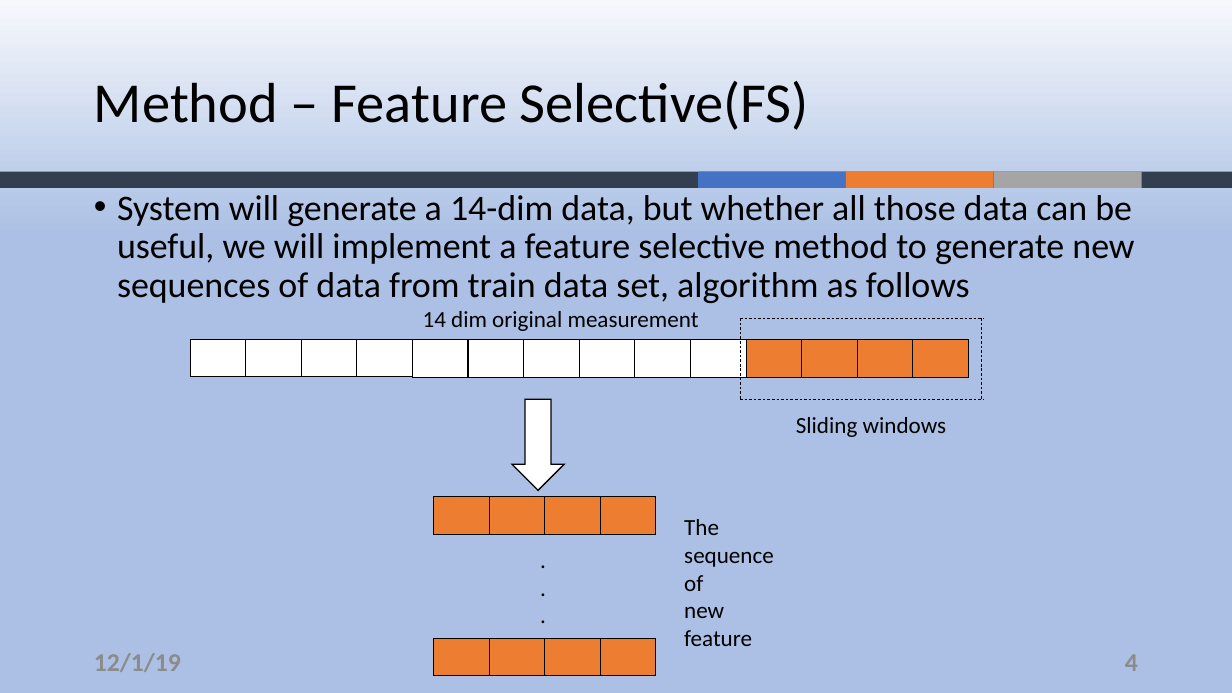
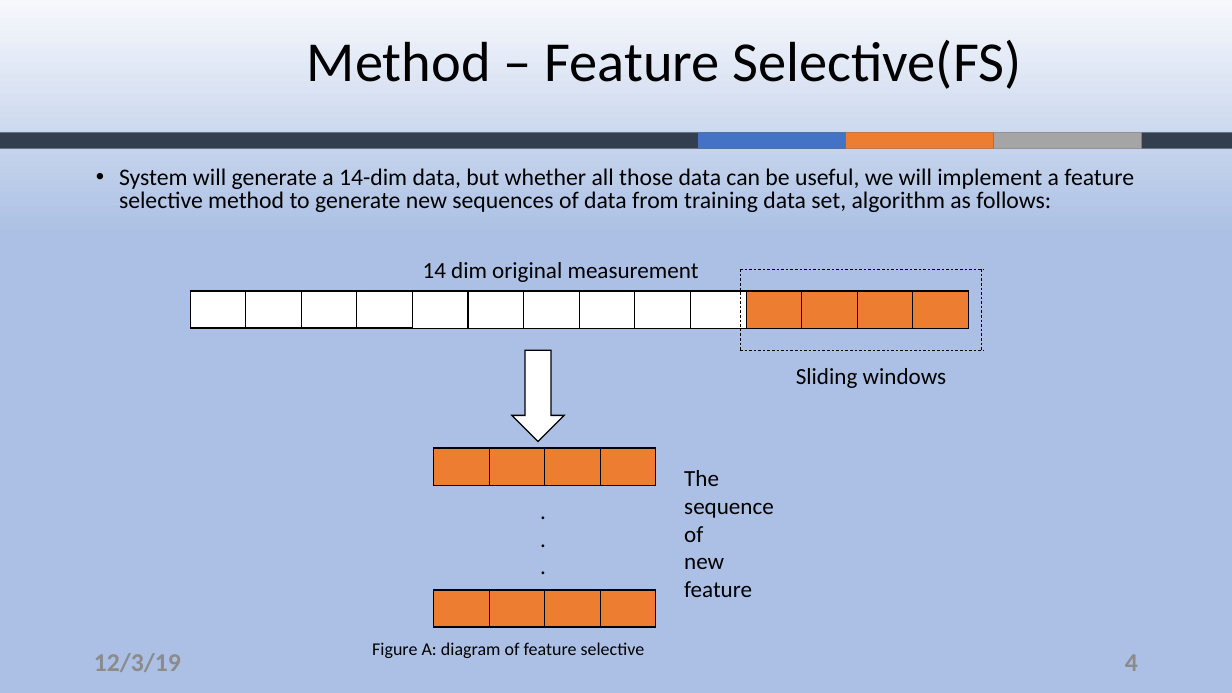
Before and after one commit to ZouYao0720/final-project-, a slide deck: slide 4 of final-presentation.pptx. Drawn at 1232x693 pixels with LibreOffice and Linux fonts; fonts in the diff are those of the drawing; background and template pictures are left out. Boxes give left, top, right and bottom in pixels: in the first picture for what was removed or moved away, otherwise in the second. Text is boxed around its words. In the diff, an @@ line names an element or a change of style, - is before the commit and + after.

```diff
--- a/final-presentation.pptx
+++ b/final-presentation.pptx
@@ title "Method – Feature Selective(FS)": place and size @@
-title "Method – Feature Selective(FS)" at box(94, 81, 809, 130)
+title "Method – Feature Selective(FS)" at box(307, 40, 1022, 89)
@@ 4 rectangles: place and size @@
-4 rectangles at box(0, 172, 1232, 189)
+4 rectangles at box(0, 132, 1232, 149)
@@ text at box(119, 168, 1134, 212): text changed; size 28 to 18.5 pt @@
-• System will generate a 14-dim data, but whether all those data can be useful, we will implement a feature selective method to generate new sequences of data from train data set, algorithm as follows
+• System will generate a 14-dim data, but whether all those data can be useful, we will implement a feature selective method to generate new sequences of data from training data set, algorithm as follows:
@@ 4 texts, 4 tables, 4 lines, 1 down arrow: place and size @@
-4 texts, 4 tables, 4 lines, 1 down arrow at box(190, 311, 983, 676)
+4 texts, 4 tables, 4 lines, 1 down arrow at box(190, 262, 983, 628)
@@ text at box(94, 653, 181, 672): text changed @@
-12/1/19
+12/3/19
@@ text added at box(372, 642, 645, 658), 14 pt, text #000000 @@
+Figure A: diagram of feature selective
```
Also in this commit, not shown: 8 other slides changed, 3 slides added, 2 slides removed.
